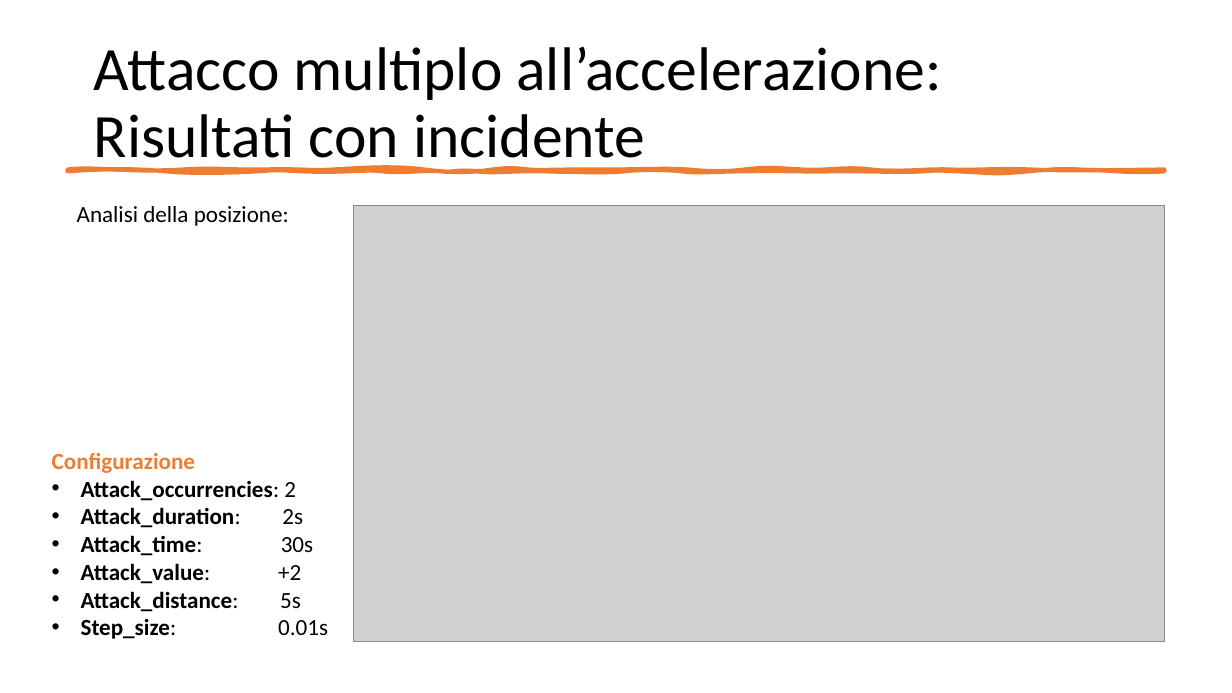
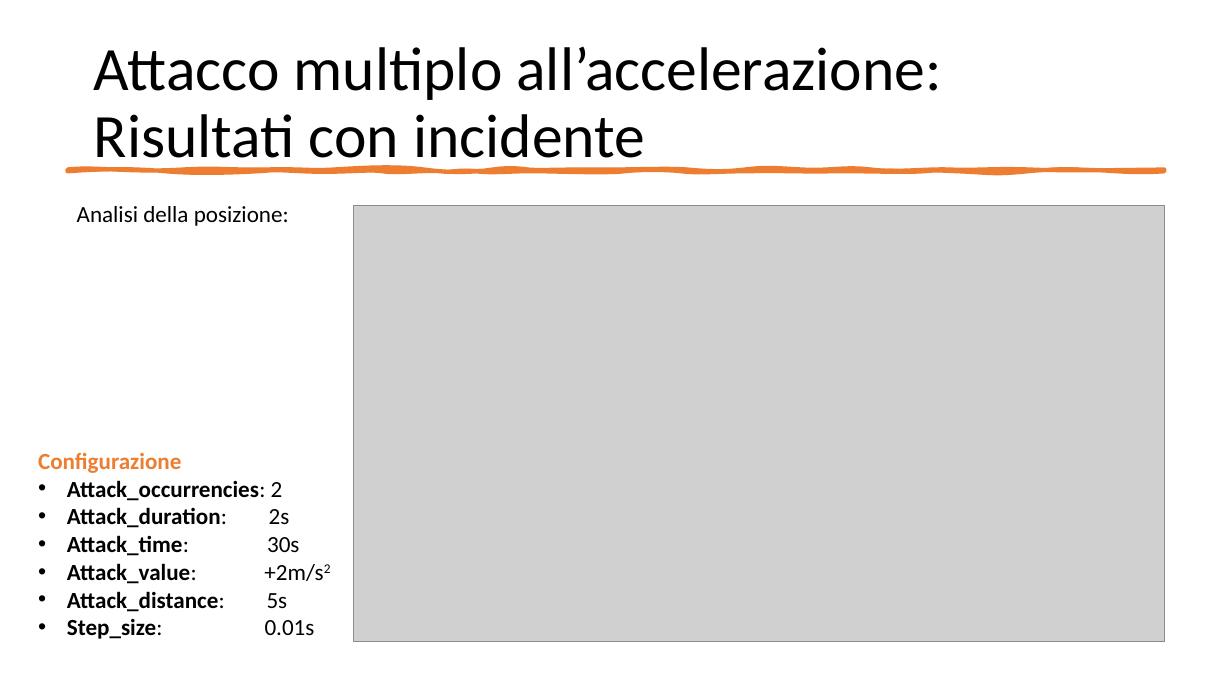
Before and after one commit to gerti98/FormalMethodsProject, a slide deck: slide 25 of Leading Car – Following Car.pptx. Drawn at 1232x693 pixels with LibreOffice and Linux fonts; fonts in the diff are those of the drawing; grey boxes stand for pictures. Boxes give left, top, right and bottom in pixels: in the first picture for what was removed or moved away, otherwise in the second. Text is boxed around its words. In the diff, an @@ line names an element or a change of style, - is before the commit and + after.

```diff
--- a/Leading Car – Following Car.pptx
+++ b/Leading Car – Following Car.pptx
@@ text "Configurazione": place and size @@
-text "Configurazione" at [52, 453, 328, 639]
+text "Configurazione" at [38, 453, 323, 639]
@@ text at [67, 563, 323, 584]: text changed @@
-• Attack_value: +2
+• Attack_value: +2m/s2
```
Also in this commit, not shown: 13 other slides changed.
